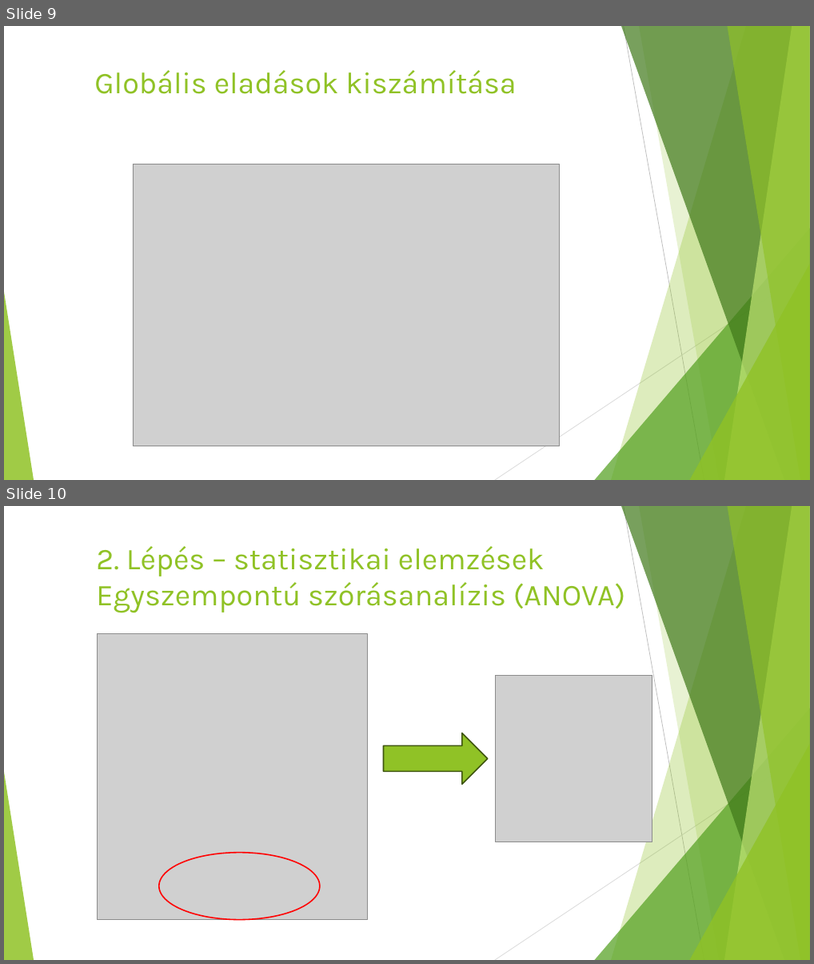
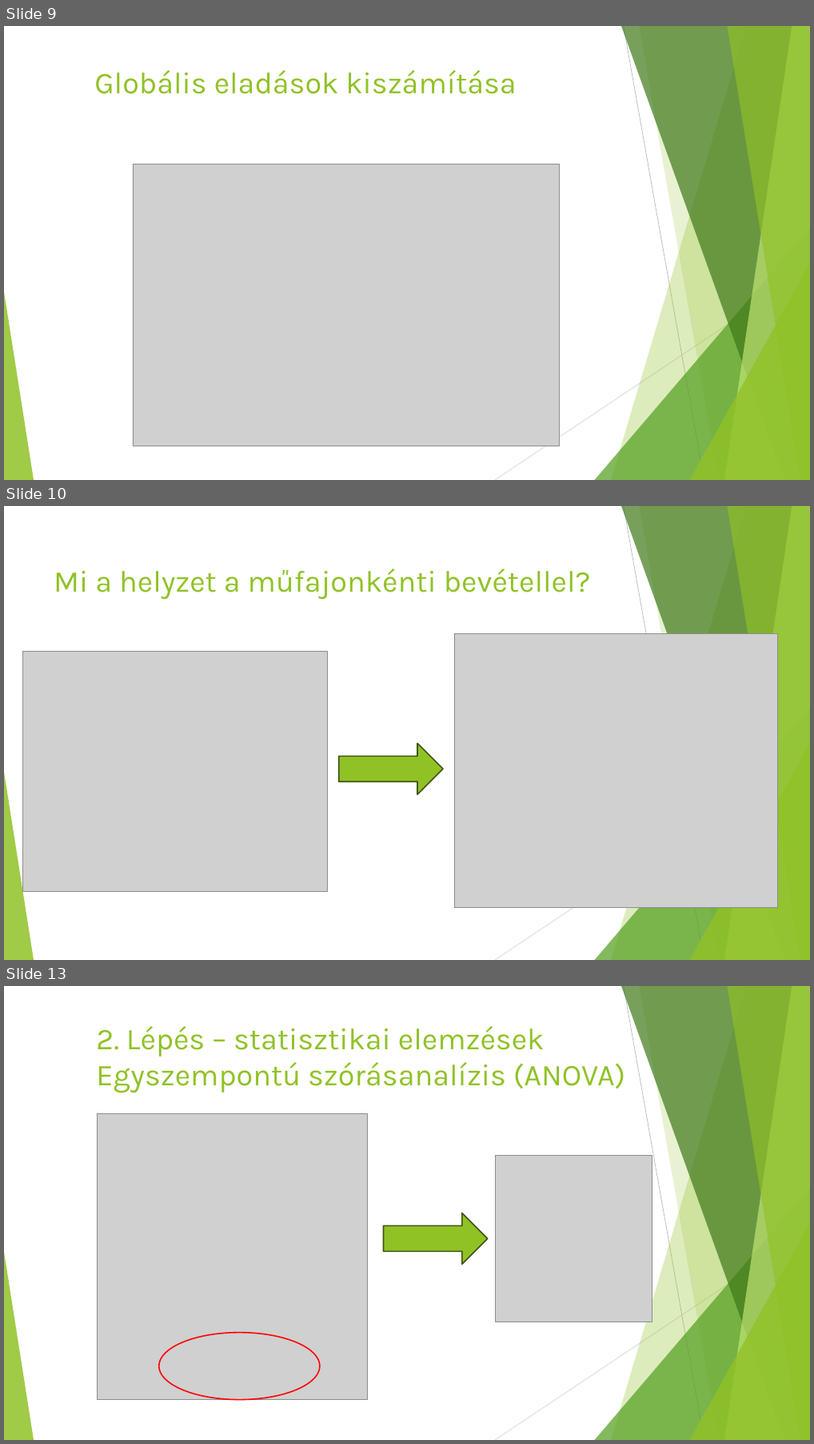
Before and after one commit to lacithelaci/oktatas, a slide deck: egyetemi_feleves_cuccok/4_szemeszter/üzleti_intelligencia/prezentáció.pptx. Shown one above the other, each under a label of ours: slides 9 and 10 before the commit, slides 9, 10 and 13 after it; the slides between them are not shown. The pictures are 814x964 and 814x1444 pixels, drawn with LibreOffice and Linux fonts; fonts in the diff are those of the drawing; grey boxes stand for pictures. Boxes give left, top, right and bottom in pixels: in the first picture for what was removed or moved away, otherwise in the second. Text is boxed around its words. In the diff, an @@ line names an element or a change of style, - is before the commit and + after.

```diff
--- a/egyetemi_feleves_cuccok/4_szemeszter/üzleti_intelligencia/prezentáció.pptx
+++ b/egyetemi_feleves_cuccok/4_szemeszter/üzleti_intelligencia/prezentáció.pptx
@@ slide 10 added at <box>4,506,810,960</box>, background #FFFFFF; not listed: 10 template elements that a slide beside it also shows @@
@@ title added at <box>54,568,591,600</box>, 36 pt, text #90C226 @@
+Mi a helyzet a műfajonkénti bevétellel?
@@ picture added at <box>454,634,778,907</box> @@
@@ picture added at <box>22,651,328,891</box> @@
@@ right arrow added at <box>339,743,443,795</box>, fill #90C226, outline #3F5511 1.5 pt @@
@@ what was slide 10 is now slide 13 @@
```
Also in this commit, not shown: 1 slide changed, 9 other slides added, 1 slide removed, 1 other file.
